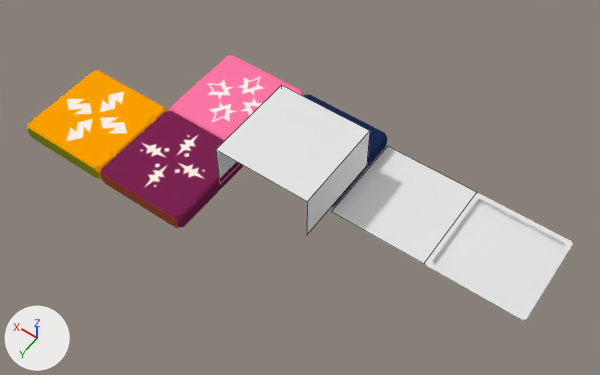
Before and after pictures for a commit that changed the Blender file Assets/Models/Tile.blend.
One viewpoint serves both versions: a 50 mm lens placed at (-2.96, 4.45, 6.21), pointed at (-0.18, 0.56, 0.1). The lights are fixed; the arrows at lower left show +X, +Y and +Z. Mesh edges are drawn as thin lines on the coarser meshes.

Objects in the first picture: 'Glow Up Effect', 'Plane', 'Plane.001', 'Tile Mapped.001', 'Tile Mapped.002', 'Tile Mapped.003', 'Tile Mapped.004'.
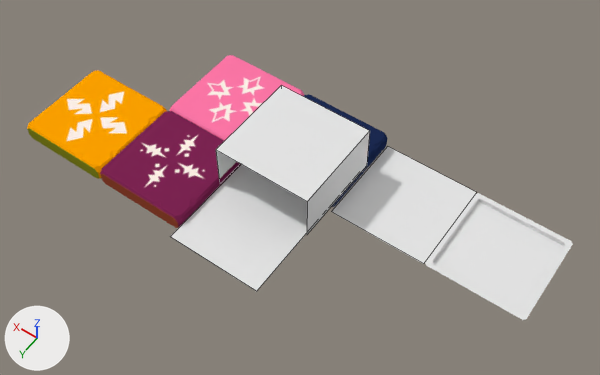
Boxes (x1, y1, x2, y2) around the edits, measured in the pictures (600 x 375 px):
'Blade', added
    after: (170, 164, 307, 291)

Diff of the bpy script that builds the scene:
```diff
--- a/Assets/Models/Tile.blend.py
+++ b/Assets/Models/Tile.blend.py
@@ me_plane_001 @@
+me_plane_001.from_pydata([(-0.49, 1.64, 0.0), (0.49, 1.64, 0.0), (-0.49, 0.0, 0.0), (0.49, 0.0, 0.0)], [], [(0, 1, 3, 2)])
@@ ob_blade @@
+ob_blade = bpy.data.objects.new('Blade', me_plane_001)
+ob_blade.location = (0.0, 0.0, 0.0)
```
